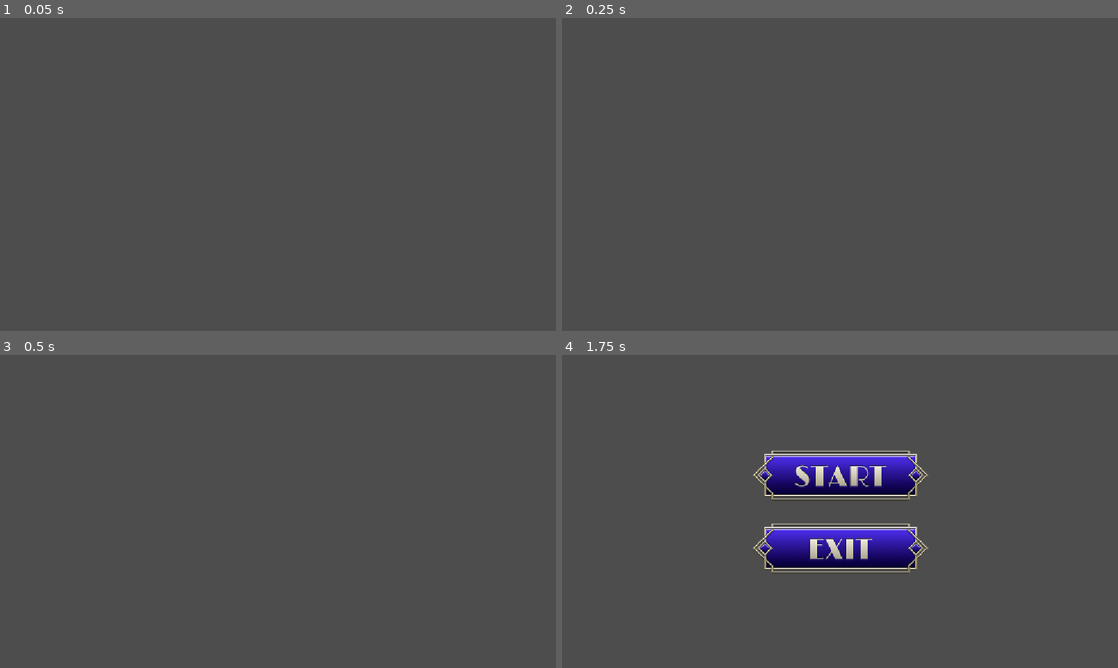
Above: before the commit, frames 1-4 (two rows, left to right).
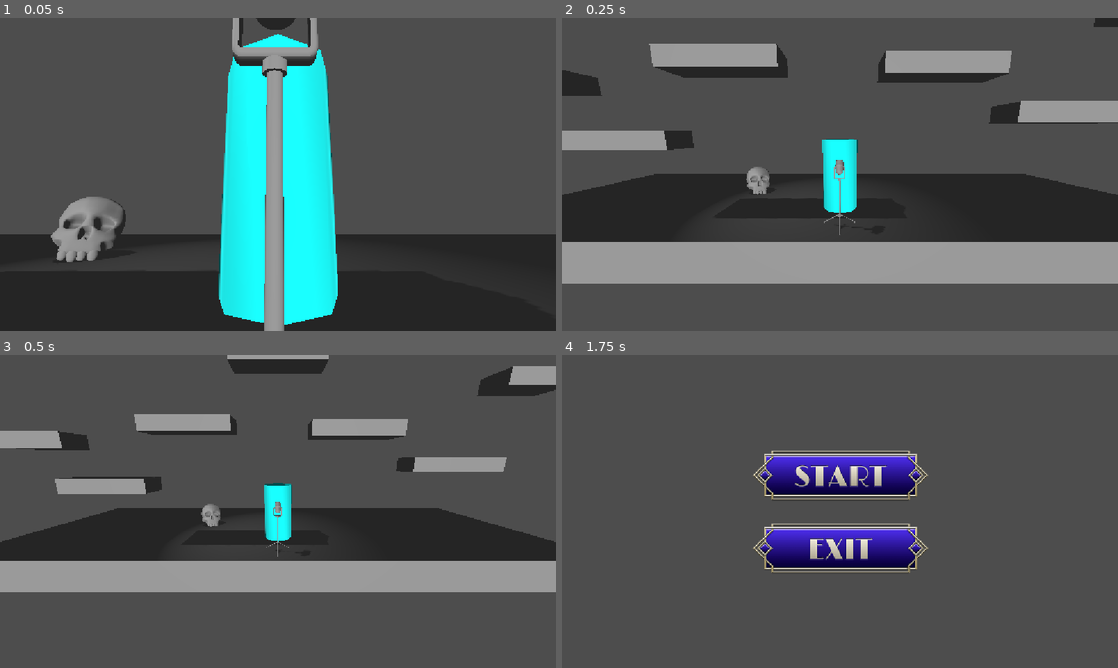
Above: after the commit, the same moments.

Repository: JoesRealAccount/ggj_2026
Game: Godot game, scene res://scenes/shader_testing.tscn
The game is run twice, just before and just after one commit, with the same random seed, the same clock (stepped at 60 frames per second) and the same inputs. This scene is started directly instead of the project's main scene.
Inputs:
- Up to frame 1 (0.05 s): no input
- Up to frame 2 (0.25 s): no input
- Up to frame 3 (0.5 s): no input
- Up to frame 4 (1.75 s): tap Enter (switch_mask) at 0.5, 1.35 s; hold D (move_right) 0.53-1.28 s; hold Enter (switch_mask) 0.53-1.28 s; tap W (jump) at 0.77, 1.52 s; hold Escape (back_to_menu) from 1.28 s (still down)

The runs differ from the first frame. In frame 1, 42% of the frame differs, in the area x 0-100%, y 0-100%; in frame 2, 41%; in frame 3, 31%; in frame 4, nothing differs.
Error before the commit: Invalid access to property or key 'current_overlay' on a base object of type 'null instance'. (res://mask_manager.gd:10)

Commit message:
working on world system

Diff:
--- a/project.godot
+++ b/project.godot
@@ -27,6 +27,7 @@
 [global_group]
 
 world_happiness=""
+world_depression=""
 
 [input]
 
--- a/scenes/shader_testing.tscn
+++ b/scenes/shader_testing.tscn
@@ -1,12 +1,13 @@
 [gd_scene format=3 uid="uid://csy6cxevkd7q0"]
 
-[ext_resource type="Script" uid="uid://bh2ouunrqr3vn" path="res://world_visual_manager.gd" id="1_5mtk4"]
-[ext_resource type="Script" uid="uid://q72ak00asrxc" path="res://scenes/main_level.gd" id="1_qmtne"]
-[ext_resource type="Script" path="res://scenes/character_spot_light.gd" id="2_8akwd"]
-[ext_resource type="PackedScene" uid="uid://dlmoo8dxmcxuu" path="res://prefabs/player.tscn" id="2_qmtne"]
-[ext_resource type="ArrayMesh" uid="uid://c82yeckf02435" path="res://objects/Mic_Test_Expo.obj" id="4_mb3xt"]
-[ext_resource type="Script" uid="uid://7oqt3khexuu5" path="res://mask_manager.gd" id="5_o4opr"]
-[ext_resource type="ArrayMesh" uid="uid://d1h3rh8gpiflx" path="res://objects/TOTENKOPF.obj" id="6_ibix0"]
+[ext_resource type="Script" uid="uid://q72ak00asrxc" path="res://scenes/main_level.gd" id="1_mb3xt"]
+[ext_resource type="PackedScene" uid="uid://dlmoo8dxmcxuu" path="res://prefabs/player.tscn" id="2_o4opr"]
+[ext_resource type="PackedScene" uid="uid://bil2lm7vf2aiu" path="res://prefabs/camera.tscn" id="3_ibix0"]
+[ext_resource type="PackedScene" uid="uid://p0w1a0nj16ku" path="res://prefabs/character_spot_light.tscn" id="4_3t87x"]
+[ext_resource type="ArrayMesh" uid="uid://c82yeckf02435" path="res://objects/Mic_Test_Expo.obj" id="5_g30sk"]
+[ext_resource type="Script" uid="uid://7oqt3khexuu5" path="res://mask_manager.gd" id="6_aeb8e"]
+[ext_resource type="ArrayMesh" uid="uid://d1h3rh8gpiflx" path="res://objects/TOTENKOPF.obj" id="7_pokwt"]
+[ext_resource type="Script" uid="uid://bh2ouunrqr3vn" path="res://world_visual_manager.gd" id="8_o4opr"]
 
 [sub_resource type="PhysicsMaterial" id="PhysicsMaterial_bw3m6"]
 
@@ -35,89 +36,89 @@
 data = PackedVector3Array(-1, -0.25, 0.5, -1, -0.25, -0.5, -1, 0.25, -0.5, 1, -0.25, -0.5, -1, -0.25, -0.5, -1, -0.25,  …(464 unchanged characters)…
 
 [node name="World" type="Node3D" unique_id=1459611085]
-script = ExtResource("1_qmtne")
+script = ExtResource("1_mb3xt")
 
-[node name="Player" parent="." unique_id=449052630 instance=ExtResource("2_qmtne")]
+[node name="Player" parent="." unique_id=449052630 instance=ExtResource("2_o4opr")]
 transform = Transform3D(1, 0, 0, 0, 1, 0, 0, 0, 1, 0, 1.05, 0)
 max_jump_count = 1
 
-[node name="CharacterSpotLight" type="SpotLight3D" parent="." unique_id=1215779605 node_paths=PackedStringArray("target")]
+[node name="Camera" parent="." unique_id=657267949 node_paths=PackedStringArray("lookAtTarget") instance=ExtResource("3_ibix0")]
+lookAtTarget = NodePath("../Player")
+offset = Vector3(0, 2, 8)
+
+[node name="CharacterSpotLight" parent="." unique_id=215407691 node_paths=PackedStringArray("target") instance=ExtResource("4_3t87x")]
 transform = Transform3D(1, 0, 0, 0, -4.371139e-08, 1, 0, -1, -4.371139e-08, -6.606348, 10.55814, 0)
-shadow_enabled = true
-spot_range = 15.847955
-spot_angle = 21.528973
-script = ExtResource("2_8akwd")
 target = NodePath("../Player")
 
-[node name="Floor" type="StaticBody3D" parent="." unique_id=979951912 groups=["world_happiness"]]
+[node name="Floor" type="StaticBody3D" parent="." unique_id=979951912]
 transform = Transform3D(1, 0, 0, 0, 1, 0, 0, 0, 1, 0, -0.5, 0)
 physics_material_override = SubResource("PhysicsMaterial_bw3m6")
 
-[node name="CSGBox3D" type="CSGBox3D" parent="Floor" unique_id=826435802]
+[node name="CSGBox3D" type="CSGBox3D" parent="Floor" unique_id=826435802 groups=["world_happiness"]]
 transform = Transform3D(1, 0, 0, 0, 1, 0, 0, 0, 1, 0, 0, -1.5)
 size = Vector3(20, 1, 7)
 
 [node name="CSGBakedCollisionShape3D" type="CollisionShape3D" parent="Floor" unique_id=11376495]
 shape = SubResource("ConcavePolygonShape3D_uhmka")
 
-[node name="Platform1" type="StaticBody3D" parent="." unique_id=809709939 groups=["world_happiness"]]
+[node name="Platform1" type="StaticBody3D" parent="." unique_id=809709939]
 transform = Transform3D(1, 0, 0, 0, 1, 0, 0, 0, 1, -6, 2, 0)
 
-[node name="CSGBox3D" type="CSGBox3D" parent="Platform1" unique_id=364006944]
+[node name="CSGBox3D" type="CSGBox3D" parent="Platform1" unique_id=364006944 groups=["world_happiness"]]
 size = Vector3(3, 0.5, 1)
 
 [node name="CSGBakedCollisionShape3D" type="CollisionShape3D" parent="Platform1" unique_id=1241135878]
 shape = SubResource("ConcavePolygonShape3D_6614m")
 
-[node name="Platform2" type="StaticBody3D" parent="." unique_id=1760699012 groups=["world_happiness"]]
+[node name="Platform2" type="StaticBody3D" parent="." unique_id=1760699012]
 transform = Transform3D(1, 0, 0, 0, 1, 0, 0, 0, 1, -3, 4, 0)
 
-[node name="CSGBox3D" type="CSGBox3D" parent="Platform2" unique_id=699655276]
+[node name="CSGBox3D" type="CSGBox3D" parent="Platform2" unique_id=699655276 groups=["world_depression", "world_happiness"]]
 size = Vector3(3, 0.5, 1)
 
 [node name="CSGBakedCollisionShape3D" type="CollisionShape3D" parent="Platform2" unique_id=1958487960]
 shape = SubResource("ConcavePolygonShape3D_bhu08")
 
-[node name="Platform3" type="StaticBody3D" parent="." unique_id=878966121 groups=["world_happiness"]]
+[node name="Platform3" type="StaticBody3D" parent="." unique_id=878966121]
 transform = Transform3D(1, 0, 0, 0, 1, 0, 0, 0, 1, 0, 6, 0)
 
-[node name="CSGBox3D" type="CSGBox3D" parent="Platform3" unique_id=607933470]
+[node name="CSGBox3D" type="CSGBox3D" parent="Platform3" unique_id=607933470 groups=["world_happiness"]]
 size = Vector3(3, 0.5, 1)
 
 [node name="CSGBakedCollisionShape3D" type="CollisionShape3D" parent="Platform3" unique_id=714602441]
 shape = SubResource("ConcavePolygonShape3D_05as6")
 
-[node name="Platform4" type="StaticBody3D" parent="." unique_id=196942408 groups=["world_happiness"]]
+[node name="Platform4" type="StaticBody3D" parent="." unique_id=196942408]
 transform = Transform3D(1, 0, 0, 0, 1, 0, 0, 0, 1, 2.5865993, 3.85187, 0)
 
-[node name="CSGBox3D" type="CSGBox3D" parent="Platform4" unique_id=1810893554]
+[node name="CSGBox3D" type="CSGBox3D" parent="Platform4" unique_id=1810893554 groups=["world_happiness"]]
 size = Vector3(3, 0.5, 1)
 
 [node name="CSGBakedCollisionShape3D" type="CollisionShape3D" parent="Platform4" unique_id=1519879665]
 shape = SubResource("ConcavePolygonShape3D_5ymk8")
 
-[node name="Platform5" type="StaticBody3D" parent="." unique_id=351375189 groups=["world_happiness"]]
+[node name="Platform5" type="StaticBody3D" parent="." unique_id=351375189]
 transform = Transform3D(1, 0, 0, 0, 1, 0, 0, 0, 1, 6, 2.707685, 0)
 
-[node name="CSGBox3D" type="CSGBox3D" parent="Platform5" unique_id=52125670]
+[node name="CSGBox3D" type="CSGBox3D" parent="Platform5" unique_id=52125670 groups=["world_happiness"]]
 size = Vector3(3, 0.5, 1)
 
 [node name="CSGBakedCollisionShape3D" type="CollisionShape3D" parent="Platform5" unique_id=252812915]
 shape = SubResource("ConcavePolygonShape3D_4mnpp")
 
-[node name="Platform6" type="StaticBody3D" parent="." unique_id=1602373132 groups=["world_happiness"]]
+[node name="Platform6" type="StaticBody3D" parent="." unique_id=1602373132]
 transform = Transform3D(1, 0, 0, 0, 1, 0, 0, 0, 1, 8, 5.3128843, 0)
 
-[node name="CSGBox3D" type="CSGBox3D" parent="Platform6" unique_id=97610814]
+[node name="CSGBox3D" type="CSGBox3D" parent="Platform6" unique_id=97610814 groups=["world_happiness"]]
 size = Vector3(2, 0.5, 1)
 
 [node name="CSGBakedCollisionShape3D" type="CollisionShape3D" parent="Platform6" unique_id=1818412558]
 shape = SubResource("ConcavePolygonShape3D_ctebd")
 
-[node name="Platform7" type="StaticBody3D" parent="." unique_id=1934188769 groups=["world_happiness"]]
+[node name="Platform7" type="StaticBody3D" parent="." unique_id=1934188769]
 transform = Transform3D(1, 0, 0, 0, 1, 0, 0, 0, 1, -8, 3.5, 0)
 
-[node name="CSGBox3D" type="CSGBox3D" parent="Platform7" unique_id=136784140]
+[node name="CSGBox3D" type="CSGBox3D" parent="Platform7" unique_id=136784140 groups=["world_happiness"]]
 size = Vector3(2, 0.5, 1)
 
 [node name="CSGBakedCollisionShape3D" type="CollisionShape3D" parent="Platform7" unique_id=317253792]
@@ -127,17 +128,18 @@
 
 [node name="MicTestExpo" type="MeshInstance3D" parent="." unique_id=594581349]
 transform = Transform3D(-0.99999994, 0, -8.742277e-08, 0, 1, 0, 8.742277e-08, 0, -0.99999994, 0, 0, 1.3)
-mesh = ExtResource("4_mb3xt")
+mesh = ExtResource("5_g30sk")
 
 [node name="MaskManager" type="Node" parent="." unique_id=1255905369 node_paths=PackedStringArray("shader_overlay_manager")]
-script = ExtResource("5_o4opr")
-shader_overlay_manager = NodePath("../Player/Camera3D/CanvasLayer/ColorRect")
+script = ExtResource("6_aeb8e")
+shader_overlay_manager = NodePath("../Camera/CanvasLayer/ColorRect")
 
 [node name="Totenkopf" type="MeshInstance3D" parent="." unique_id=295095495]
 transform = Transform3D(0.12915829, -0.0042951186, 0.07615571, -0.014445381, 0.14567451, 0.03271495, -0.074896395, -0.035503365, 0.12502016, -3.1373243, 0.23668951, -1.4256592)
-mesh = ExtResource("6_ibix0")
+mesh = ExtResource("7_pokwt")
 
-[node name="worldVisualManager" type="Node" parent="." unique_id=1429019873]
-script = ExtResource("1_5mtk4")
+[node name="WorldVisualManager" type="Node" parent="." unique_id=630782263]
+script = ExtResource("8_o4opr")
 
 [editable path="Player"]
+[editable path="Camera"]
--- a/world_visual_manager.gd
+++ b/world_visual_manager.gd
@@ -1,6 +1,39 @@
 extends Node
 
+const WORLDS: Dictionary = {
+	"DEPRESSION": "world_one_transparency",
+	"HAPPINESS": "world_two_transparency"
+}
+
+var world_one_transparency: float:
+	set(new_value):
+		get_tree().set_group("world_happiness", "transparency", new_value)
+		return new_value
+
+var _world_one_hitbox_toggle = true:
+	set(new_value):
+		get_tree().set_group("world_happiness", "disabled", new_value)
+		return new_value
+
+var world_two_transparency: float:
+	set(new_value):
+		get_tree().set_group("world_depression", "transparency", new_value)
+		return new_value
 
 # Called when the node enters the scene tree for the first time.
 func _ready() -> void:
-	get_tree().set_group("world_happiness", "transparancy", 0.5)
+	_tween_transparency(WORLDS.DEPRESSION, 1.0, 10)
+
+func _kill_all_current_tweens():
+	for tween: Tween in _current_tweens:
+		tween.kill()
+	_current_tweens.clear()
+
+func _tween_transparency(world: String, new_transparency: float, tween_time_sec: float):
+	assert(WORLDS.values().has(world))
+	var new_tween: Tween = create_tween()
+	new_tween.tween_property(self, world, new_transparency, tween_time_sec)
+	_current_tweens.append(new_tween)
+
+
+var _current_tweens:Array[Tween]
